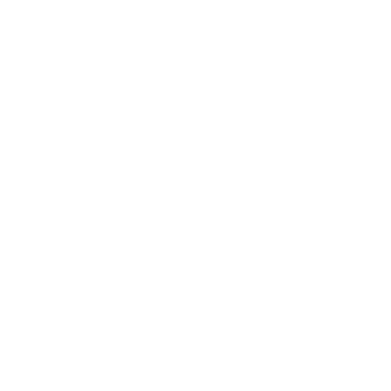
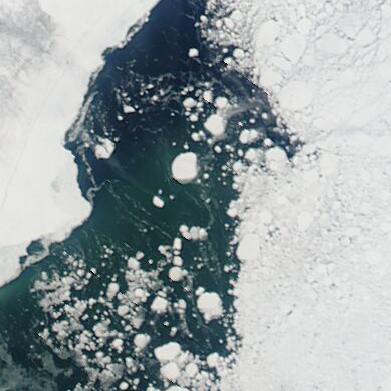
Layers edited between the first and the second (391, 391) image:
added layer "298_hudson_bay_100km_20050409.aqua.truecolor.250m" above "Background" over [0, 0, 391, 391]
